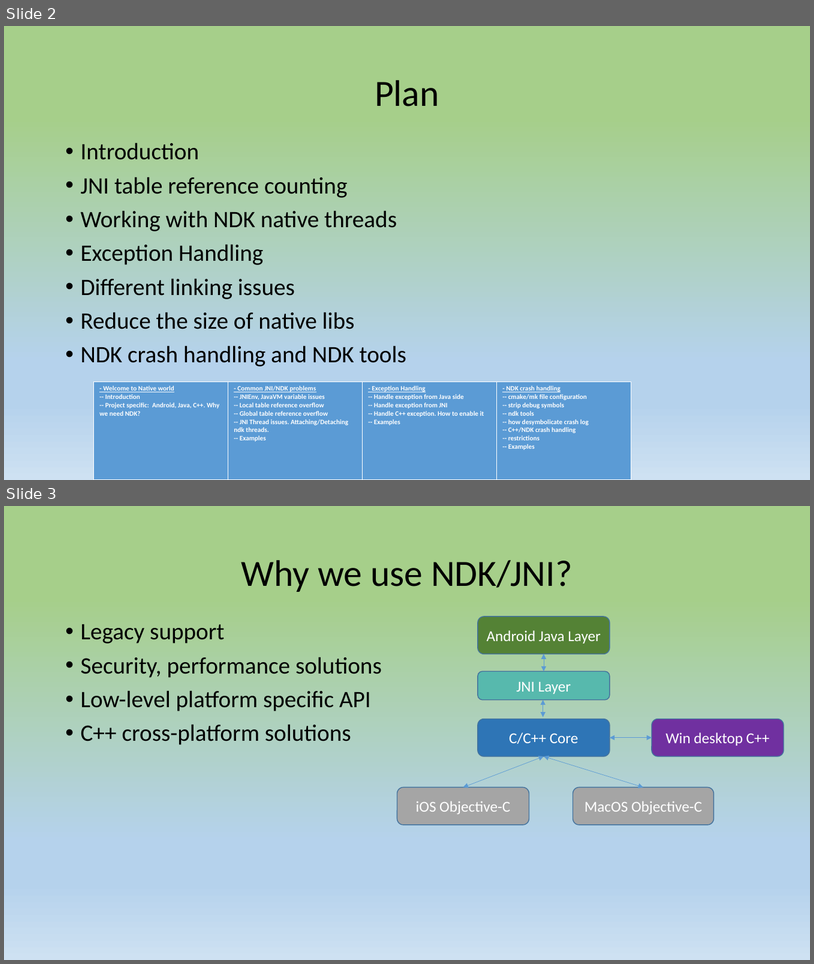
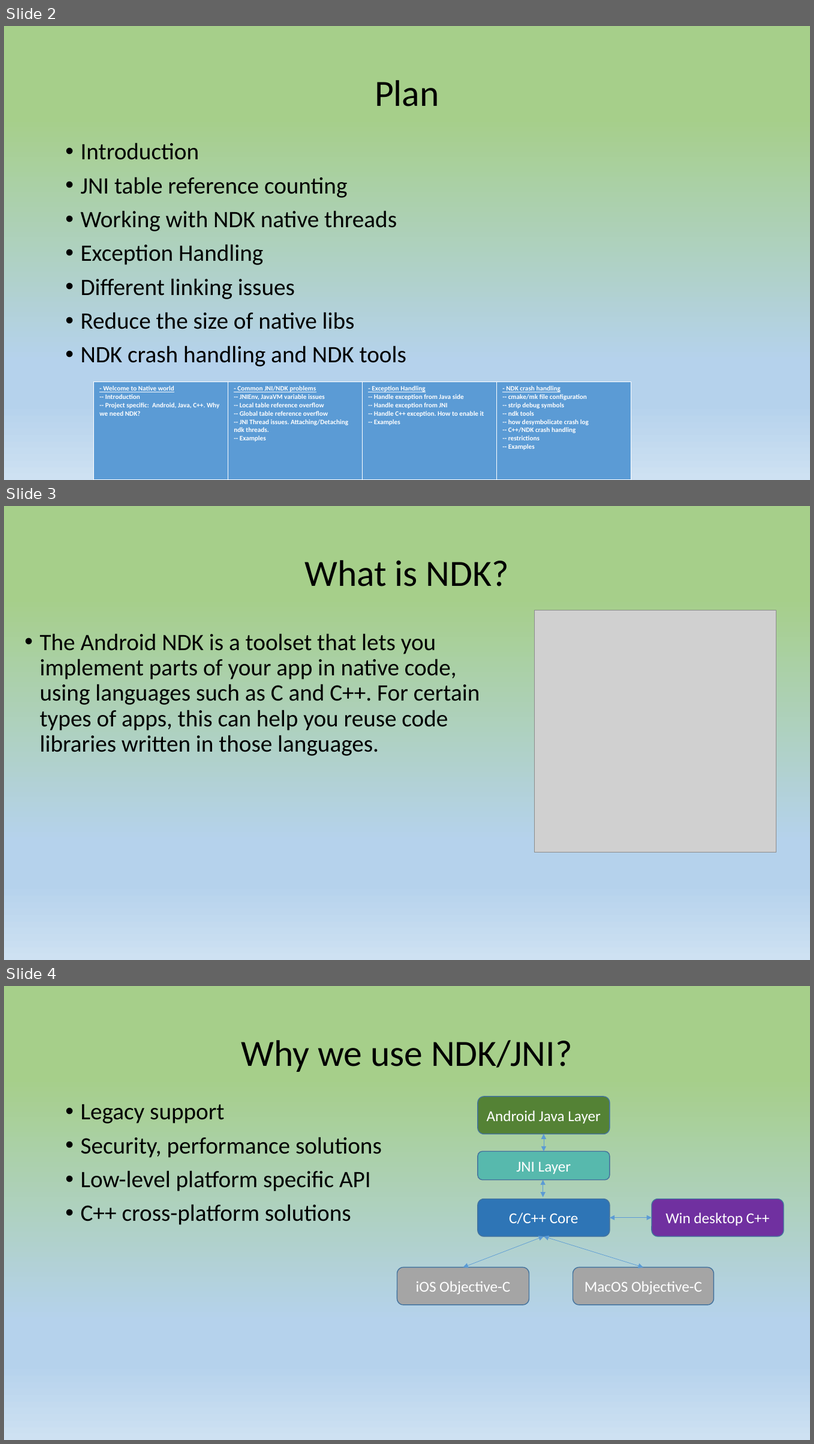
Before and after one commit to 9majka/NDK_presentation, a slide deck: NDK.pptx. Shown one above the other, each under a label of ours: slides 2 and 3 before the commit, slides 2, 3 and 4 after it. The pictures are 814x964 and 814x1444 pixels, drawn with LibreOffice and Linux fonts; fonts in the diff are those of the drawing; grey boxes stand for pictures. Boxes give left, top, right and bottom in pixels: in the first picture for what was removed or moved away, otherwise in the second. Text is boxed around its words. In the diff, an @@ line names an element or a change of style, - is before the commit and + after.

```diff
--- a/NDK.pptx
+++ b/NDK.pptx
@@ slide 3 added at [4, 506, 810, 960], background gradient #A6CF8A to #B5D2EC to #CEE1F2 @@
@@ title added at [305, 560, 509, 586], 44 pt, text #000000 @@
+What is NDK?
@@ picture added at [535, 610, 777, 852] @@
@@ text added at [40, 633, 480, 756], 28 pt, text #000000 @@
+• The Android NDK is a toolset that lets you implement parts of your app in native code, using languages such as C and C++. For certain types of apps, this can help you reuse code libraries written in those languages.
@@ what was slide 3 is now slide 4 @@
```
Also in this commit, not shown: 6 slides changed, 3 other slides added, 9 other files.
